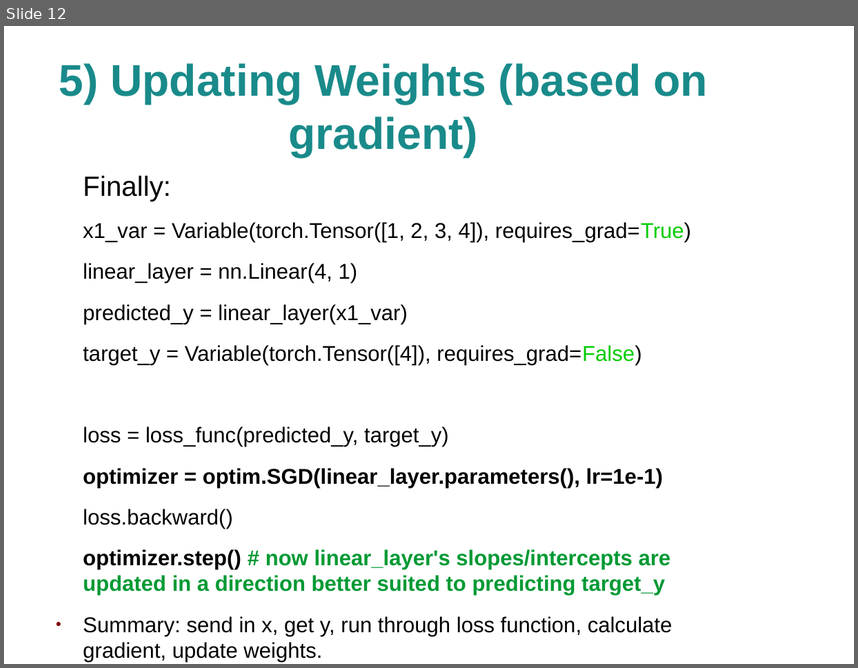
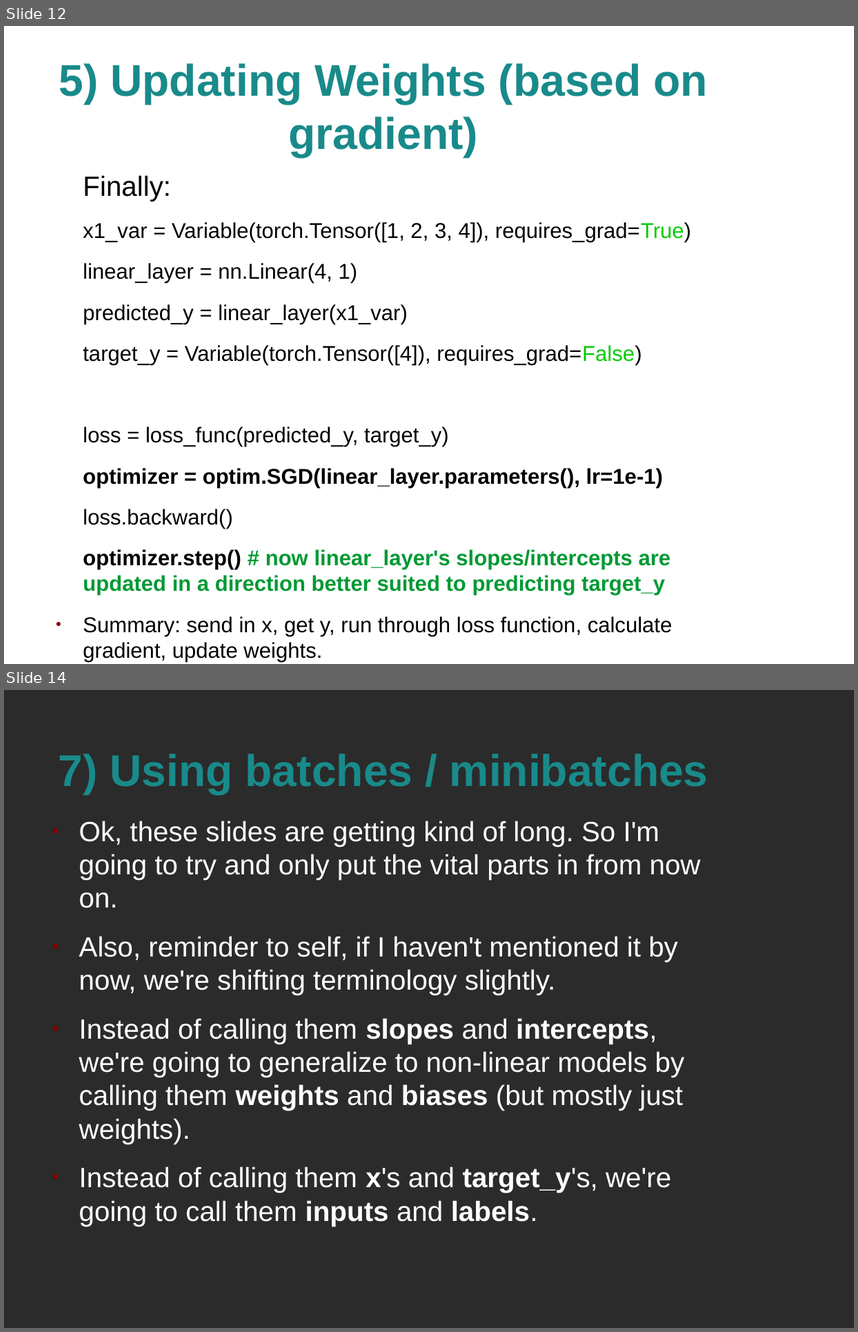
Before and after one commit to joshualmitchell/joshualmitchell.github.io, a slide deck: _posts/DL PyTorch Presentation.odp. Shown one above the other, each under a label of ours: slide 12 before the commit, slides 12 and 14 after it; the slides between them are not shown. The pictures are 858x668 and 858x1332 pixels, drawn with LibreOffice and Linux fonts; fonts in the diff are those of the drawing; background and template pictures are left out; a plain dark background stands for a picture behind light text. Boxes give left, top, right and bottom in pixels: in the first picture for what was removed or moved away, otherwise in the second. Text is boxed around its words. In the diff, an @@ line names an element or a change of style, - is before the commit and + after.

```diff
--- a/_posts/DL PyTorch Presentation.odp
+++ b/_posts/DL PyTorch Presentation.odp
@@ slide 14 added at [4,690,854,1328], background picture (left out) @@
@@ title added at [59,753,708,794], 41.4 pt, text #198A8A, bold @@
+7) Using batches / minibatches
@@ text added at [79,820,701,1226], 26 pt, text #FFFFFF @@
+● Ok, these slides are getting kind of long. So I'm going to try and only put the vital parts in from now on.
+● Also, reminder to self, if I haven't mentioned it by now, we're shifting terminology slightly.
+● Instead of calling them slopes and intercepts, we're going to generalize to non-linear models by calling them weights and biases (but mostly just weights).
+● Instead of calling them x's and target_y's, we're going to call them inputs and labels.
```
Also in this commit, not shown: 1 slide changed, 1 other slide added, 1 other file.
